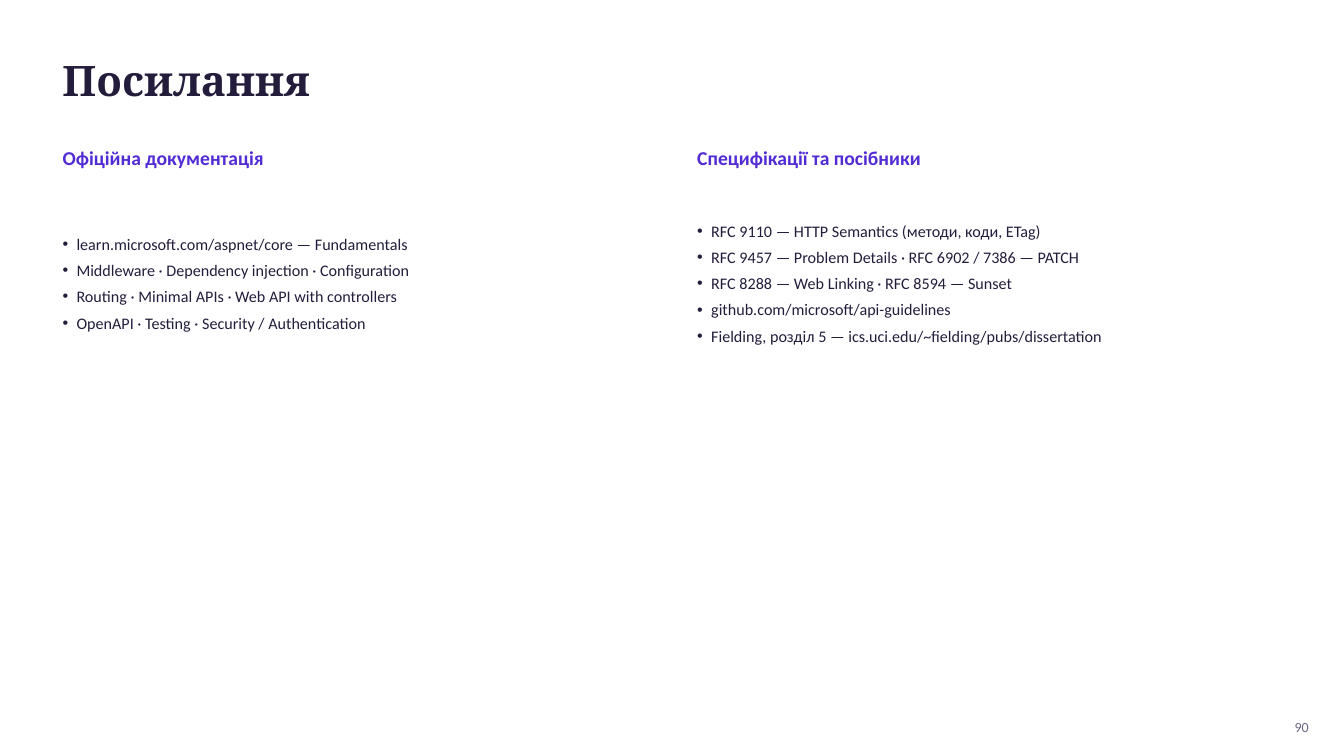
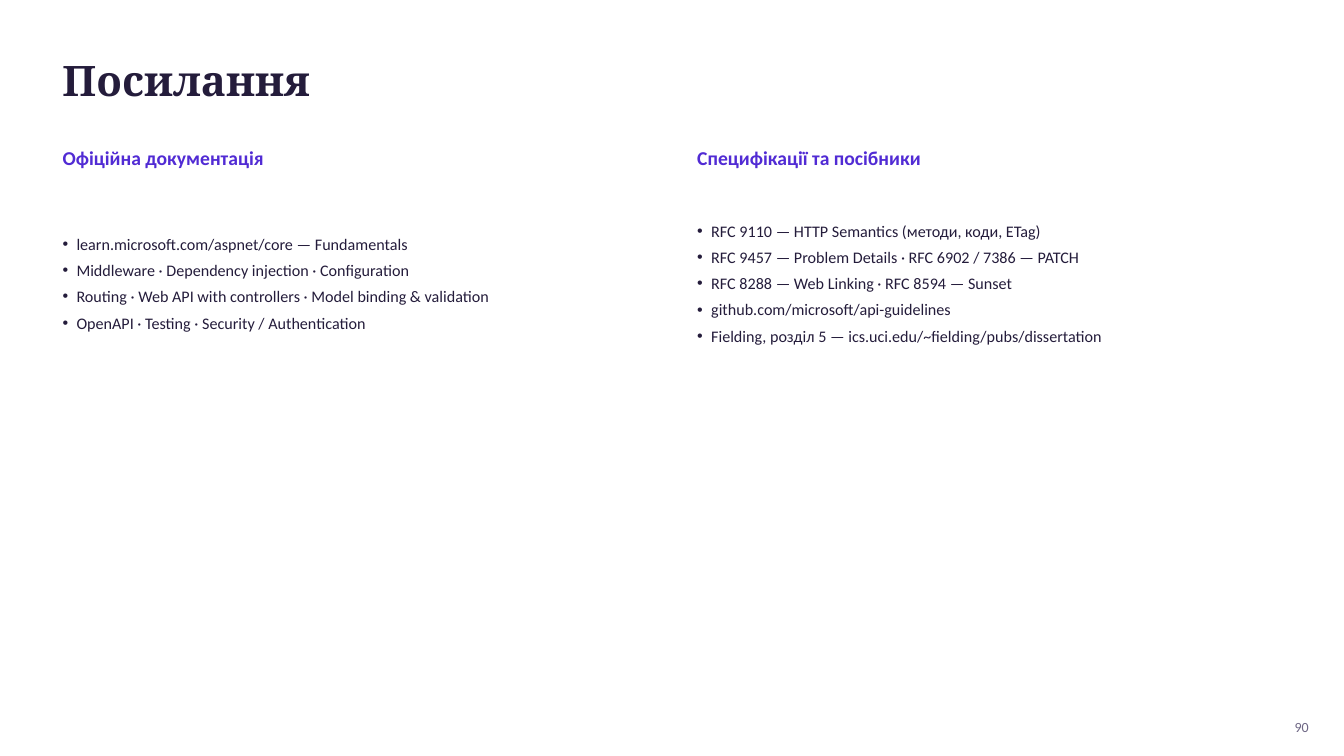
Before and after one commit to MrTomkaYurii/AspNet-Basics, a slide deck: slide 90 of docs/Основи ASP.NET Core — лекція.pptx. Drawn at 1344x756 pixels with LibreOffice and Linux fonts; fonts in the diff are those of the drawing. Boxes give left, top, right and bottom in pixels: in the first picture for what was removed or moved away, otherwise in the second. Text is boxed around its words. In the diff, an @@ line names an element or a change of style, - is before the commit and + after.

```diff
--- a/docs/Основи ASP.NET Core — лекція.pptx
+++ b/docs/Основи ASP.NET Core — лекція.pptx
@@ text at (77,290,489,305): text changed @@
-• Routing · Minimal APIs · Web API with controllers
+• Routing · Web API with controllers · Model binding & validation
```
Also in this commit, not shown: 17 other slides changed, 2 slides added, 2 slides removed, 50 other files.
